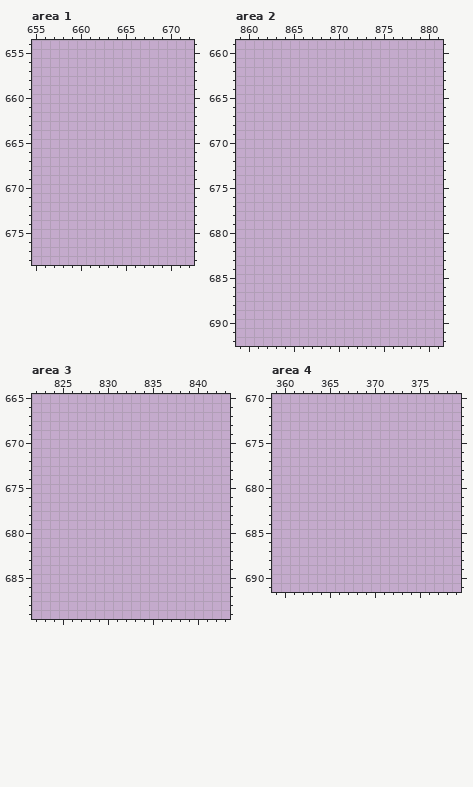
Two states of a pixel-art file, .Aseprite Files/Tiles/HouseTileset2.0.ase. The picture above is the old version.
1000x1000 pixels, 1 frame. Colours within 5 levels of each other are drawn and written as one. Shown: area 1: x 655..672, y 654..678; area 2: x 859..881, y 659..692; area 3: x 822..843, y 665..689; area 4: x 359..379, y 670..691. The commit also changed other parts of the picture, which this record leaves out.
And afterwards:
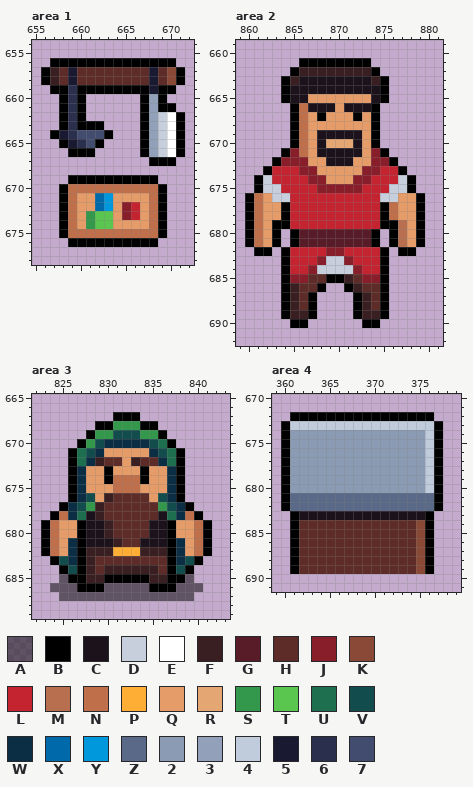
Palette (. is transparent): A #00000082  B #000000  C #1c121c  D #c7cfdd  E #ffffff  F #391f21  G #571c27  H #5d2c28  J #891e2b  K #8a4836  L #c42430  M #b86f50  N #bf6f4a  P #feae34  Q #e69c69  R #e4a672  S #33984b  T #5ac54f  U #1e6f50  V #134c4c  W #0c2e44  X #0069aa  Y #0098dc  Z #5a6988  2 #8b9bb4  3 #92a1b9  4 #c0cbdc  5 #1a1932  6 #2a2f4e  7 #424c6e
From old to new:
Area 1, layer "Layer 1":
y 656: x 657..670 .............. -> BBBBBBBBBBBBBB
y 657..658: x 656..671 ................ -> BFH5HHHHHHHH5HKB
y 659: x 657..670 .............. -> BB6BBBBBBBB5BB
y 660: x 658..660 ... -> B6B; x 667..669 ... -> B3B
y 661: x 658..660 ... -> B6B; x 667..670 .... -> B3BB
y 662: x 658..660 ... -> B6B; x 667..671 ..... -> B3DEB
y 663: x 658..662 ..... -> B6BBB; x 667..671 ..... -> B3DEB
y 664: x 657..663 ....... -> B56777B; x 667..671 ..... -> B3DEB
y 665: x 658..662 ..... -> B567B; x 667..671 ..... -> B3DEB
y 666: x 659..661 ... -> BBB; x 667..671 ..... -> B3DEB
y 667: x 668..670 ... -> BBB
y 669: x 659..668 .......... -> BBBBBBBBBB
y 670: x 658..669 ............ -> BNNNNNNNNNNB
y 671: x 658..669 ............ -> BNQQXYQQQQNB
y 672: x 658..669 ............ -> BNQQXYQJLQNB
y 673: x 658..669 ............ -> BNQSTTQJLQNB
y 674: x 658..669 ............ -> BNQSTTQQQQNB
y 675: x 658..669 ............ -> BNNNNNNNNNNB
y 676: x 659..668 .......... -> BBBBBBBBBB
Area 2, layer "Layer 1":
y 661: x 866..873 ........ -> BBBBBBBB
y 662: x 865..874 .......... -> BFFFFFFFFB
y 663: x 864..875 ............ -> BFCCCCCCCCFB
y 664: x 864..875 ............ -> BCCCCCCCCCCB
y 665: x 864..875 ............ -> BCCQQQQQQQCB
y 666: x 865..874 .......... -> BNCCCQCCCB
y 667: x 865..874 .......... -> BNQBQQQBQB
y 668: x 865..874 .......... -> BNQQQQQQQB
y 669: x 865..874 .......... -> BNQCCCCCQB
y 670: x 865..874 .......... -> BNQCRRRCQB
y 671: x 864..875 ............ -> BJNQCCCCCQJB
y 672: x 863..876 .............. -> BJJJQQCCCQQJJB
y 673: x 862..877 ................ -> BLLLJJQQQQQJJLLB
y 674: x 861..878 .................. -> BDLLLLJJQQQJJLLLDB
y 675: x 861..878 .................. -> BDDLLLLJJJJJLLLDDB
y 676: x 860..879 .................... -> BNQDDLLLLLLLLLLDDQQB
y 677..678: x 860..879 .................... -> BNQQBLLLLLLLLLLBNQQB
y 679: x 860..879 .................... -> BNQBBLLLLLLLLLLBBMQB
y 680..681: x 860..863 .... -> BNQB; x 865..874 .......... -> BGGGGGGGGB; x 876..879 .... -> BMQB
y 682: x 861..862 .. -> BB; x 864..875 ............ -> BLLLLJJLLLLB; x 877..878 .. -> BB
y 683: x 864..875 ............ -> BLLLJDDJLLLB
y 684: x 864..875 ............ -> BLLJDDDDJLLB
y 685: x 864..875 ............ -> BJJHHBBFHJJB
y 686: x 864..868 ..... -> BFHHB; x 871..875 ..... -> BFHHB
y 687..688: x 864..867 .... -> BFHB; x 872..875 .... -> BFHB
y 689: x 864..867 .... -> BFFB; x 872..875 .... -> BFFB
y 690: x 865..866 .. -> BB; x 873..874 .. -> BB
Area 3, layer "Layer 1":
y 667: x 831..833 ... -> BBB
y 668: x 829..835 ....... -> BBSSSBB
y 669: x 828..836 ......... -> BSSVVVSSB
y 670: x 827..837 ........... -> BSVWWWWWVUB
y 671: x 826..838 ............. -> BUVWQQQQQWVUB
y 672: x 826..838 ............. -> BUWFHHQFHHWUB
y 673: x 826..838 ............. -> BWQQBQQQBQQWB
y 674: x 826..838 ............. -> BWQQBNNNBQQWB
y 675: x 826..838 ............. -> BWQQQNNNQQQWB
y 676: x 826..838 ............. -> BWVQFHHHHQVWB
y 677: x 825..839 ............... -> BWVSFHHHHHHSVWB
y 678: x 824..840 ................. -> BNWUCFHHHHHHCUWNB
y 679..680: x 823..841 ................... -> BNQQBCCFHHHHCCBQQNB
y 681: x 823..841 ................... -> BNQWBCCCFHHCCCBWQNB
y 682: x 823..841 ................... -> BNQWBFFFPPPFFFBWQNB
y 683: x 824..840 ................. -> BVWBFHHHHHHHHBWVB
y 684: x 825..839 ............... -> BVBFHFFFFFFHBVB
y 685: x 825..839 ............... -> ABBFFBBBBBFFBBA
y 686: x 824..840 ................. -> AAABBBAAAAABBBAAA
y 687: x 825..839 ............... -> AAAAAAAAAAAAAAA
Area 4, layer "Layer 1":
y 672: x 361..376 ................ -> BBBBBBBBBBBBBBBB
y 673: x 360..377 .................. -> B4444444444444444B
y 674..680: x 360..377 .................. -> B2222222222222224B
y 681..682: x 360..377 .................. -> BZZZZZZZZZZZZZZZZB
y 683: x 361..376 ................ -> BCCCCCCCCCCCCCCB
y 684..689: x 361..376 ................ -> BHHHHHHHHHHHHHKB
Changed places in both pictures, as pixel boxes (x1, y1, x2, y2):
added: (41, 58, 185, 247)
added: (245, 58, 425, 328)
added: (41, 412, 212, 601)
added: (281, 412, 443, 574)
